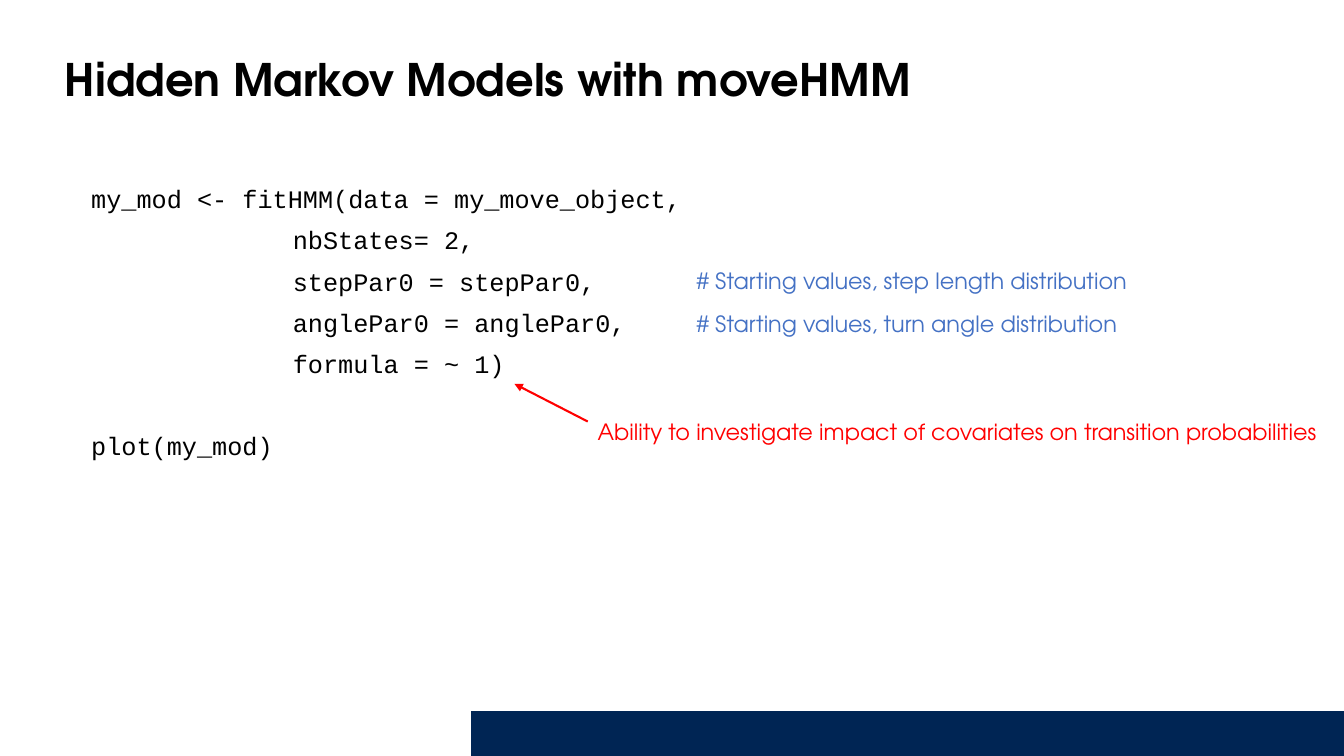
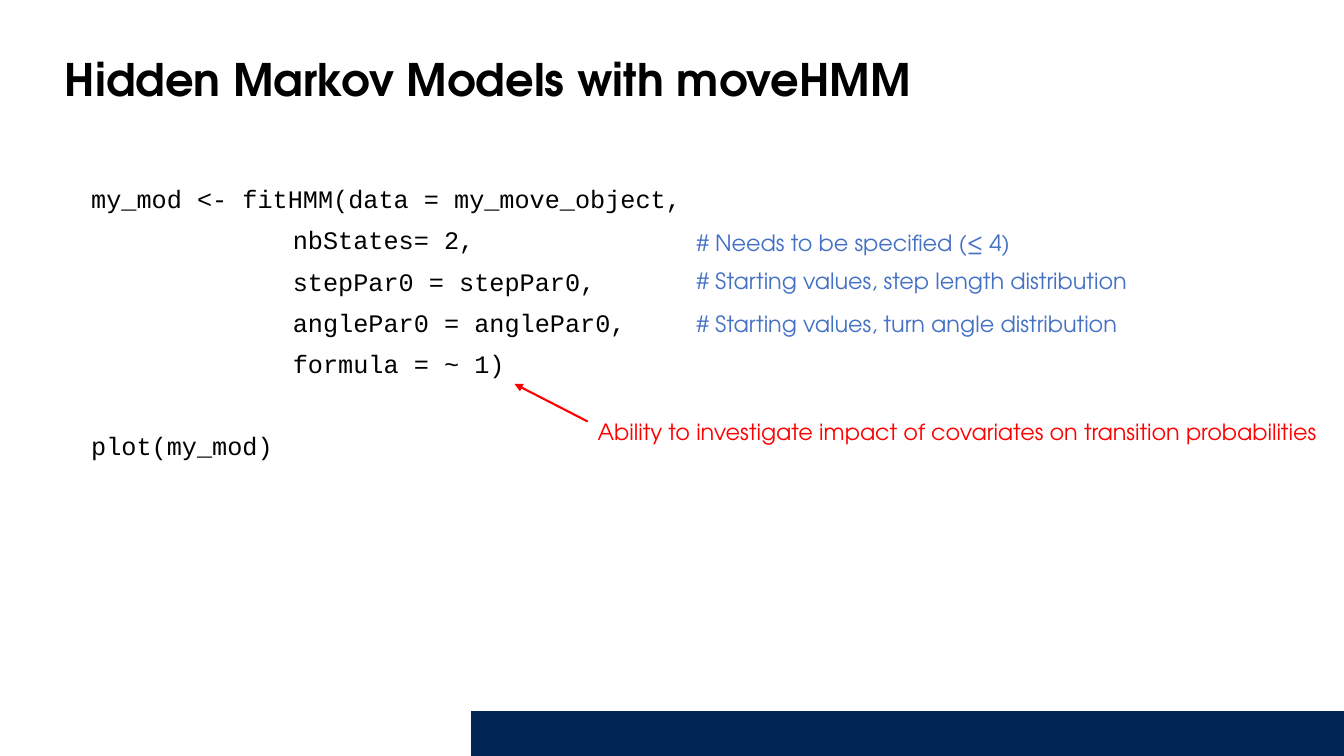
Before and after one commit to Smithsonian/Introduction_HMM, a slide deck: slide 10 of Presentation/IntroAnimalMovements_HMMs.pptx. Drawn at 1344x756 pixels with LibreOffice and Linux fonts; fonts in the diff are those of the drawing; background and template pictures are left out. Boxes give left, top, right and bottom in pixels: in the first picture for what was removed or moved away, otherwise in the second. Text is boxed around its words. In the diff, an @@ line names an element or a change of style, - is before the commit and + after.

```diff
--- a/Presentation/IntroAnimalMovements_HMMs.pptx
+++ b/Presentation/IntroAnimalMovements_HMMs.pptx
@@ text added at box(715, 234, 1010, 256), 16 pt, text #4471C4 @@
+# Needs to be specified (≤ 4)
```
Also in this commit, not shown: 9 other slides changed, 2 slides added, 2 slides removed.
